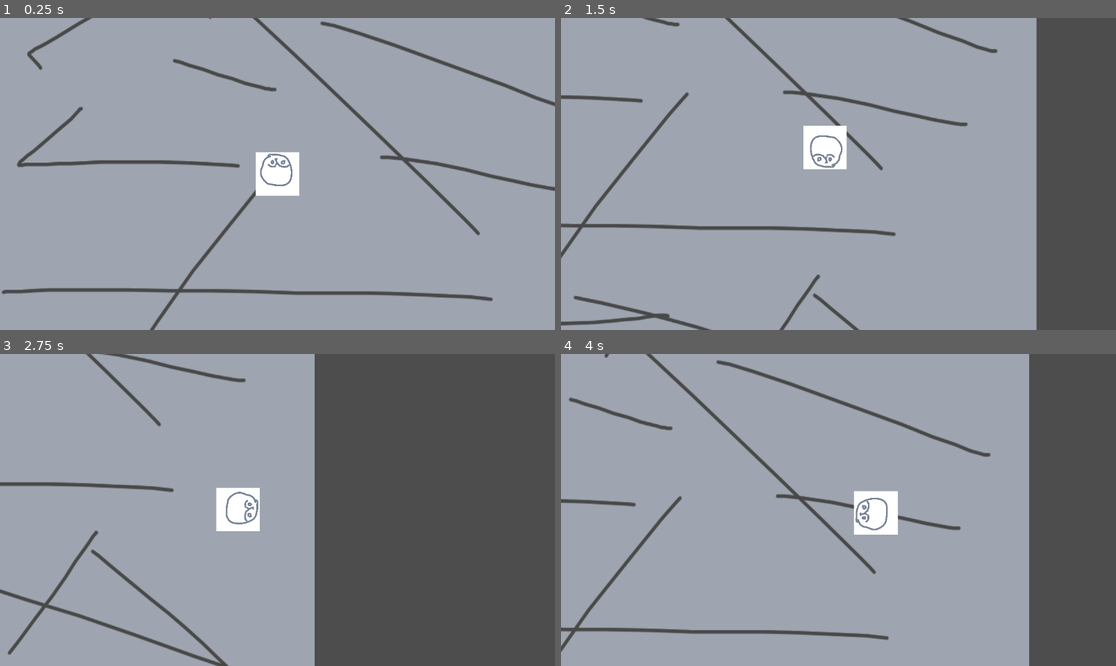
Above: before the commit, frames 1-4 (two rows, left to right).
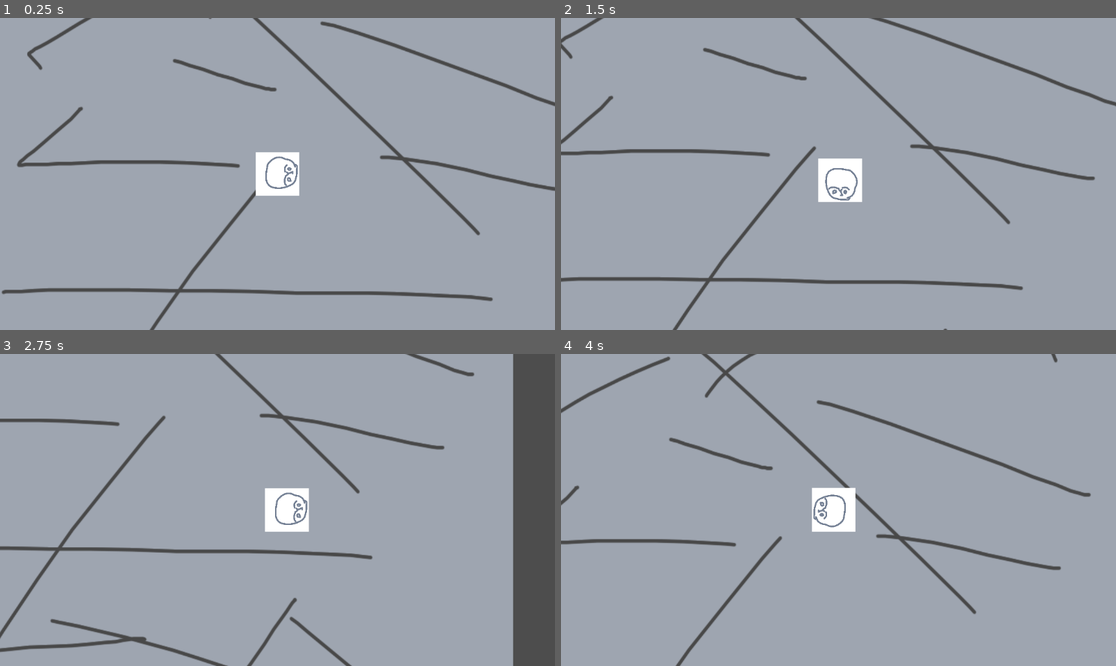
Above: after the commit, the same moments.

Repository: yannis300307/Gj42-givre
Game: Godot game, scene res://scenes/main.tscn
Two runs of this game, one before a commit and one after it. Both use one fixed random seed, a clock stepped at 60 frames per second and the inputs below.
Inputs:
- Up to frame 1 (0.25 s): no input
- Up to frame 2 (1.5 s): tap Enter at 0.5 s; hold Right (ui_right) 0.53-1.28 s; hold Down (ui_down) from 1.28 s (still down)
- Up to frame 3 (2.75 s): release Down (ui_down) at 2.03 s; hold Right (ui_right) from 2.03 s (still down)
- Up to frame 4 (4 s): release Right (ui_right) at 2.78 s; hold Up (ui_up) 2.78-3.53 s; hold Left (ui_left) from 3.53 s (still down)

The runs differ from the first frame. In frame 1, 0.3% of the frame differs, in the area x 46-54%, y 43-55%; in frame 2, 23%; in frame 3, 42%, in the area x 0-93%, y 0-100%; in frame 4, 24%.

Commit message:
Player movement and camera tweaks because yes

Diff:
--- a/misc_script/camera.gd
+++ b/misc_script/camera.gd
@@ -9,4 +9,4 @@
 
 # Called every frame. 'delta' is the elapsed time since the previous frame.
 func _process(delta: float) -> void:
-	global_position = %Player.global_position + %Player.direction * player_direction_offset
+	global_position = %Player.global_position + %Player.direction * (player_direction_offset * %Player.acceleration)
--- a/objects/player.gd
+++ b/objects/player.gd
@@ -1,6 +1,8 @@
 extends Area2D
 
-@export var speed: int = 5;
+@export var speed: float = 45
+var velocity: Vector2 = Vector2.ZERO # The player's movement vector.
+var acceleration: float = 0
 
 var direction = Vector2.ZERO
 
@@ -9,25 +11,37 @@
 	pass # Replace with function body.
 
 func _physics_process(delta: float) -> void:
-	var velocity = Vector2.ZERO # The player's movement vector.
-	direction = Vector2.ZERO
+	var acc_state: int = 0
 	if Input.is_action_pressed("ui_right"):
-		velocity.x += 1
+		acceleration = min(acceleration + (0.1 * delta), 1)
 		direction.x = 1;
-		rotation_degrees = 90
-	if Input.is_action_pressed("ui_left"):
-		velocity.x -= 1
+		#rotation_degrees = 90
+	elif Input.is_action_pressed("ui_left"):
+		acceleration = min(acceleration + (0.1 * delta), 1)
 		direction.x = -1
-		rotation_degrees = -90
+		#rotation_degrees = -90
+	else:
+		acc_state = 1
+		direction.x = 0
 	if Input.is_action_pressed("ui_down"):
-		velocity.y += 1
+		acceleration = min(acceleration + (0.1 * delta), 1)
 		direction.y = 1
-		rotation_degrees = 180
-	if Input.is_action_pressed("ui_up"):
-		velocity.y -= 1
+		#rotation_degrees = 180
+	elif Input.is_action_pressed("ui_up"):
+		acceleration = min(acceleration + (0.1 * delta), 1)
 		direction.y = -1
-		rotation_degrees = 0
+		#rotation_degrees = 0
+	else:
+		if acc_state > 0:
+			acceleration -= (0x5f3759df / 10e8) * delta
+			acceleration = max(acceleration, 0)
+		direction.y = 0
+	rotation_degrees = direction.angle() / PI * 180 + 90
+	var tmp: float = ease_out_expo(acceleration) * speed * delta
+	velocity.y = tmp * direction.y
+	velocity.x = tmp * direction.x
+	velocity = velocity.limit_length(tmp)
+	position += velocity * speed
 
-	if velocity.length() > 0:
-		velocity = velocity.normalized() * speed * delta
-	position += velocity * speed
+func ease_out_expo(x: float) -> float:
+	return (1 - pow(2, -10 * x))
